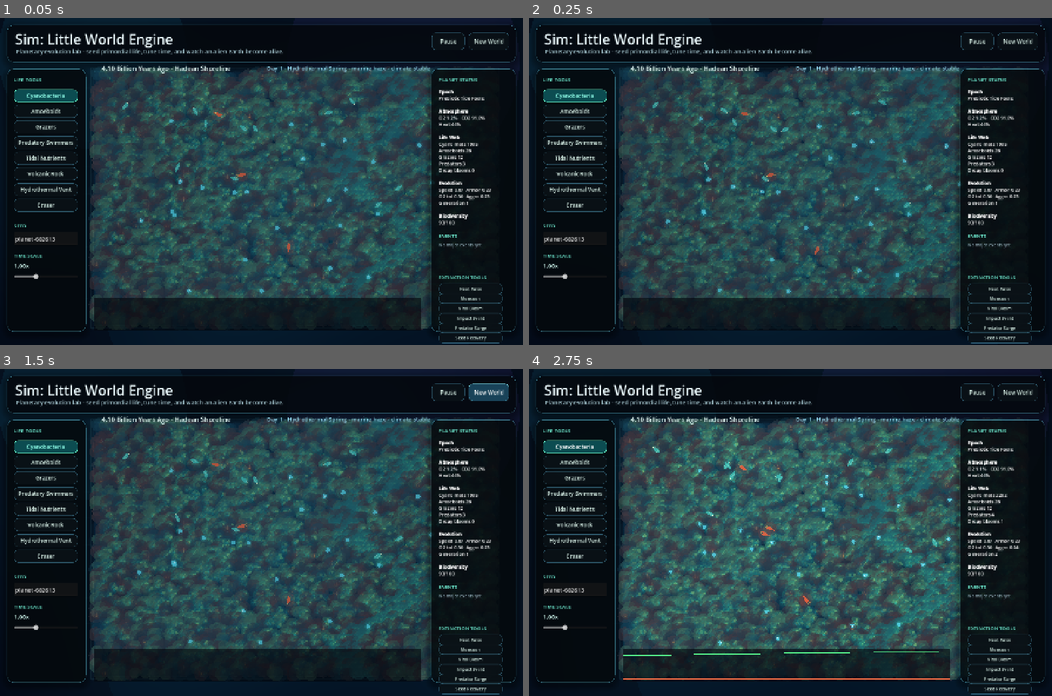
Above: before the commit, frames 1-4 (two rows, left to right).
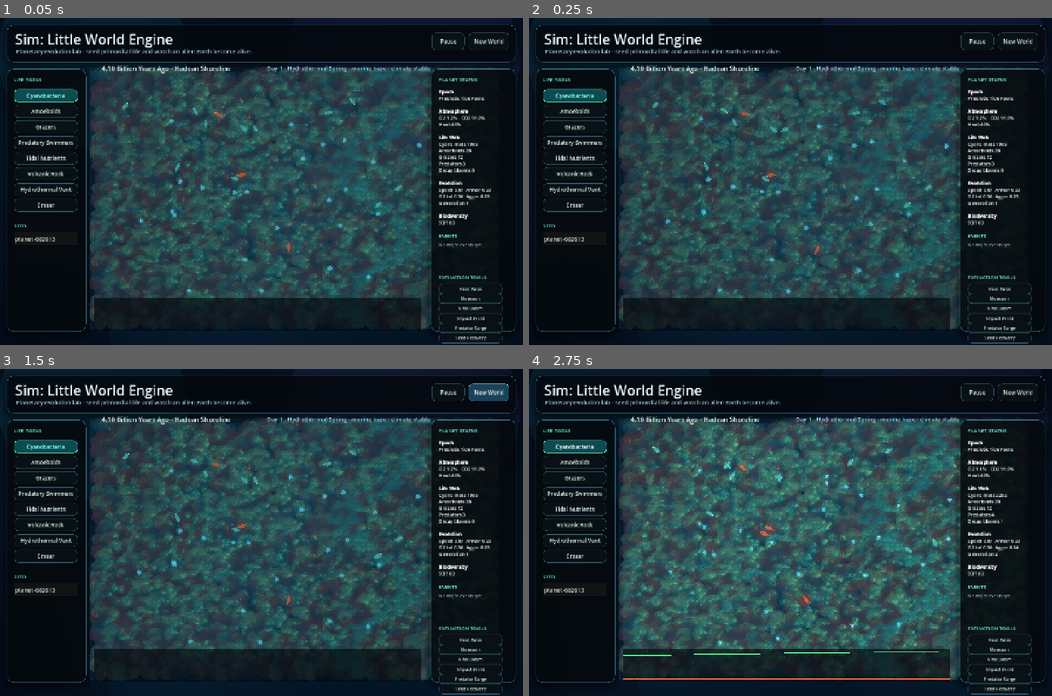
Above: after the commit, the same moments.

Repository: johnswaffles/johnny-chat
Game: Godot game, scene res://scenes/main.tscn
Same seed, same stepped clock (60 frames per second), same inputs: the game is played once before the commit and once after it.
Inputs:
- Up to frame 1 (0.05 s): no input
- Up to frame 2 (0.25 s): no input
- Up to frame 3 (1.5 s): click "New World" at 0.5 s; click "New World" at 1.25 s
- Up to frame 4 (2.75 s): click "Cyanobacteria" at 2 s

The runs differ from the first frame. In frame 1, 0.3% of the frame differs, in the area x 2-55%, y 9-80%; in frame 2, 0.3%; in frame 3, 0.3%; in frame 4, 0.3%.

Commit message:
Remove Sim time scale slider

Diff:
--- a/games/sim-little-world-godot/scripts/main.gd
+++ b/games/sim-little-world-godot/scripts/main.gd
@@ -12,10 +12,10 @@
 var glass := GlassTheme.new()
 
 var running := true
-var speed_index := 3
 var sim_accumulator := 0.0
 var paint_down := false
 const SIM_STEP := 1.0 / 30.0
+const SIM_SPEED := 1.0
 
 var ui: CanvasLayer
 var stats_label: RichTextLabel
@@ -23,7 +23,6 @@
 var weather_label: Label
 var event_label: RichTextLabel
 var seed_edit: LineEdit
-var speed_label: Label
 var graph: Control
 var tool_buttons: Array[Button] = []
 
@@ -39,7 +38,7 @@
 
 func _process(delta: float) -> void:
 	if running:
-		sim_accumulator += delta * PlanetSimulation.SPEEDS[speed_index]
+		sim_accumulator += delta * SIM_SPEED
 		var guard := 0
 		while sim_accumulator >= SIM_STEP and guard < 90:
 			sim.step(SIM_STEP)
@@ -84,7 +83,7 @@
 	ui.add_child(title)
 
 	var subtitle := Label.new()
-	subtitle.text = "Planetary evolution lab - seed primordial life, tune time, and watch an alien Earth become alive."
+	subtitle.text = "Planetary evolution lab - seed primordial life and watch an alien Earth become alive."
 	subtitle.position = Vector2(44, 80)
 	subtitle.modulate = Color("#a7c9d2")
 	ui.add_child(subtitle)
@@ -117,25 +116,6 @@
 	seed_edit.position = Vector2(38, 590)
 	seed_edit.size = Vector2(176, 36)
 	ui.add_child(seed_edit)
-
-	_header("TIME SCALE", Vector2(38, 644))
-	speed_label = Label.new()
-	speed_label.position = Vector2(38, 670)
-	speed_label.add_theme_color_override("font_color", Color("#d5fff4"))
-	ui.add_child(speed_label)
-	var speed := HSlider.new()
-	speed.position = Vector2(38, 696)
-	speed.size = Vector2(176, 32)
-	speed.min_value = 0
-	speed.max_value = PlanetSimulation.SPEEDS.size() - 1
-	speed.step = 1
-	speed.value = speed_index
-	speed.value_changed.connect(func(value: float) -> void:
-		speed_index = int(value)
-		_update_speed_label()
-	)
-	ui.add_child(speed)
-	_update_speed_label()
 
 	_panel(Vector2(1186, 140), Vector2(236, 724), Color(0.018, 0.038, 0.052, 0.78))
 	_header("PLANET STATUS", Vector2(1208, 160))
@@ -229,11 +209,6 @@
 	sim.select_tool(index)
 	for i in range(tool_buttons.size()):
 		tool_buttons[i].button_pressed = i == index
-
-
-func _update_speed_label() -> void:
-	var rate := PlanetSimulation.SPEEDS[speed_index]
-	speed_label.text = "paused" if rate == 0.0 else "%.2fx" % rate
 
 
 func _update_ui() -> void:
Not shown, changed: public/sim/index.html
Not shown, changed: public/sim/index.js
Not shown, changed: public/sim/index.pck
